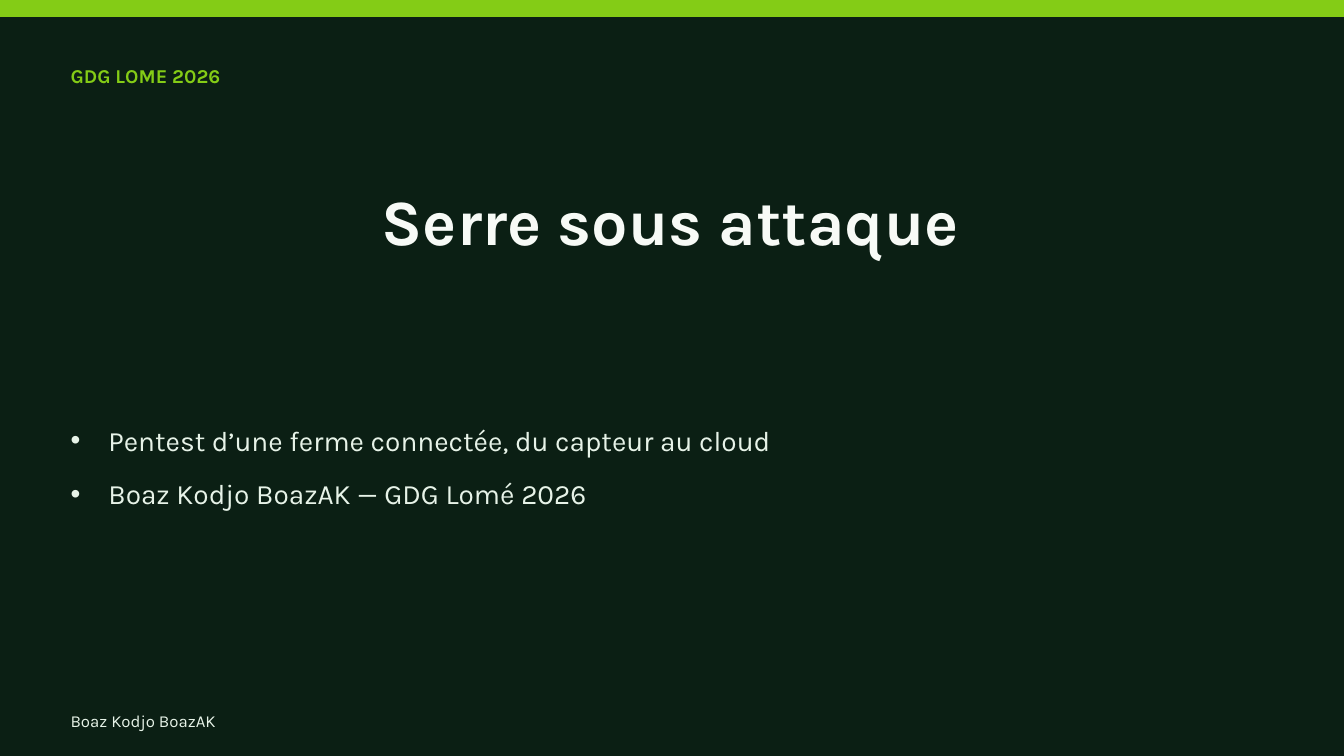
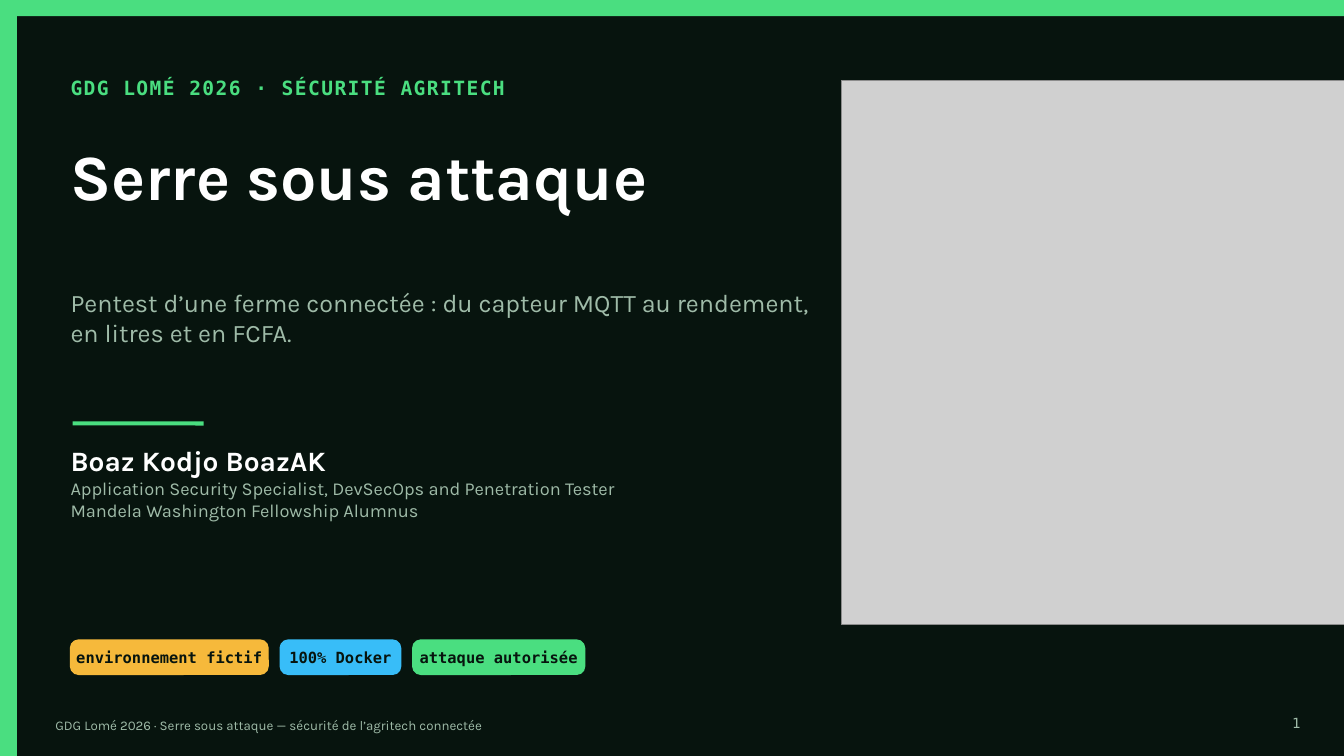
Before and after one commit to BoazAK/presentations_public, a slide deck: slide 1 of gdg_lome/2026/Presentation 2026.pptx. Drawn at 1344x756 pixels with LibreOffice and Linux fonts; fonts in the diff are those of the drawing; grey boxes stand for pictures. Boxes give left, top, right and bottom in pixels: in the first picture for what was removed or moved away, otherwise in the second. Text is boxed around its words. In the diff, an @@ line names an element or a change of style, - is before the commit and + after.

```diff
--- a/gdg_lome/2026/Presentation 2026.pptx
+++ b/gdg_lome/2026/Presentation 2026.pptx
@@ background #0B1F14 to #07140E @@
@@ rectangle removed at box(0, 0, 1344, 16) @@
@@ rectangle added at box(0, 0, 16, 756), fill #4ADE80, outline #4ADE80 1 pt @@
@@ rectangle added at box(0, 0, 1344, 16), fill #4ADE80 @@
@@ text removed at box(71, 70, 220, 83) @@
-GDG LOME 2026
@@ text added at box(71, 79, 505, 96), 14 pt, text #4ADE80, bold @@
+GDG LOMÉ 2026 · SÉCURITÉ AGRITECH
@@ picture added at box(842, 81, 1344, 625) @@
@@ text "Serre sous attaque": place and size @@
-text "Serre sous attaque" at box(382, 202, 959, 261)
+text "Serre sous attaque" at box(71, 157, 648, 216)
@@ text "Serre sous attaque" at box(71, 157, 648, 216): text colour #F7FAF6 to #FFFFFF; alignment centre to left @@
@@ text added at box(71, 293, 809, 343), 18 pt, text #9FBBA8 @@
+Pentest d’une ferme connectée : du capteur MQTT au rendement, en litres et en FCFA.
@@ line added from (73, 423) to (204, 423), #4ADE80 3 pt @@
@@ text removed at box(108, 429, 770, 511) @@
-• Pentest d’une ferme connectée, du capteur au cloud
-• Boaz Kodjo BoazAK — GDG Lomé 2026
@@ text added at box(71, 451, 614, 522), 13 pt, text #9FBBA8 @@
+Boaz Kodjo BoazAK
+Application Security Specialist, DevSecOps and Penetration Tester
+Mandela Washington Fellowship Alumnus
@@ rounded rectangle added at box(71, 640, 268, 675), fill #F6B93B, outline #F6B93B 1 pt @@
@@ text added at box(76, 650, 262, 664), 11 pt, text #07140E, bold @@
+environnement fictif
@@ rounded rectangle added at box(280, 640, 401, 675), fill #38BDF8, outline #38BDF8 1 pt @@
@@ text added at box(289, 651, 392, 664), 11 pt, text #07140E, bold @@
+100% Docker
@@ rounded rectangle added at box(412, 640, 585, 675), fill #4ADE80, outline #4ADE80 1 pt @@
@@ text added at box(420, 650, 578, 667), 11 pt, text #07140E, bold @@
+attaque autorisée
@@ text removed at box(71, 715, 216, 731) @@
-Boaz Kodjo BoazAK
@@ page number added at box(1292, 718, 1300, 728), 10 pt, text #9FBBA8 @@
+1
@@ text added at box(55, 720, 481, 733), 9.5 pt, text #9FBBA8 @@
+GDG Lomé 2026 · Serre sous attaque — sécurité de l’agritech connectée
```
Also in this commit, not shown: 7 other slides changed, 18 slides added, 15 slides removed, 6 other files.
